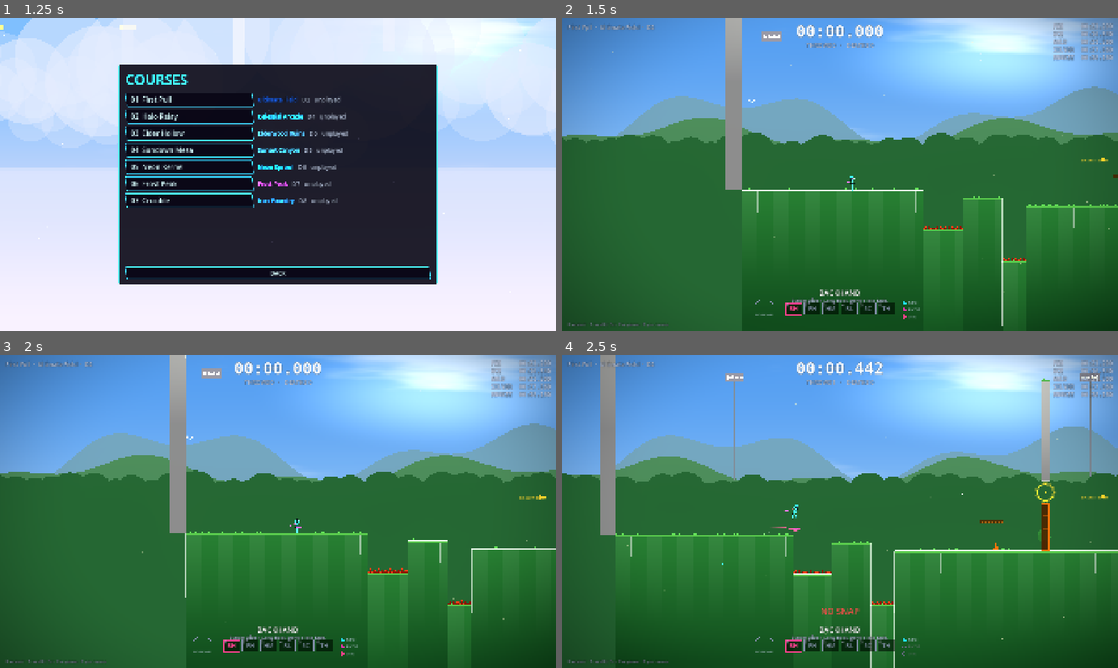
Above: before the commit, frames 1-4 (two rows, left to right).
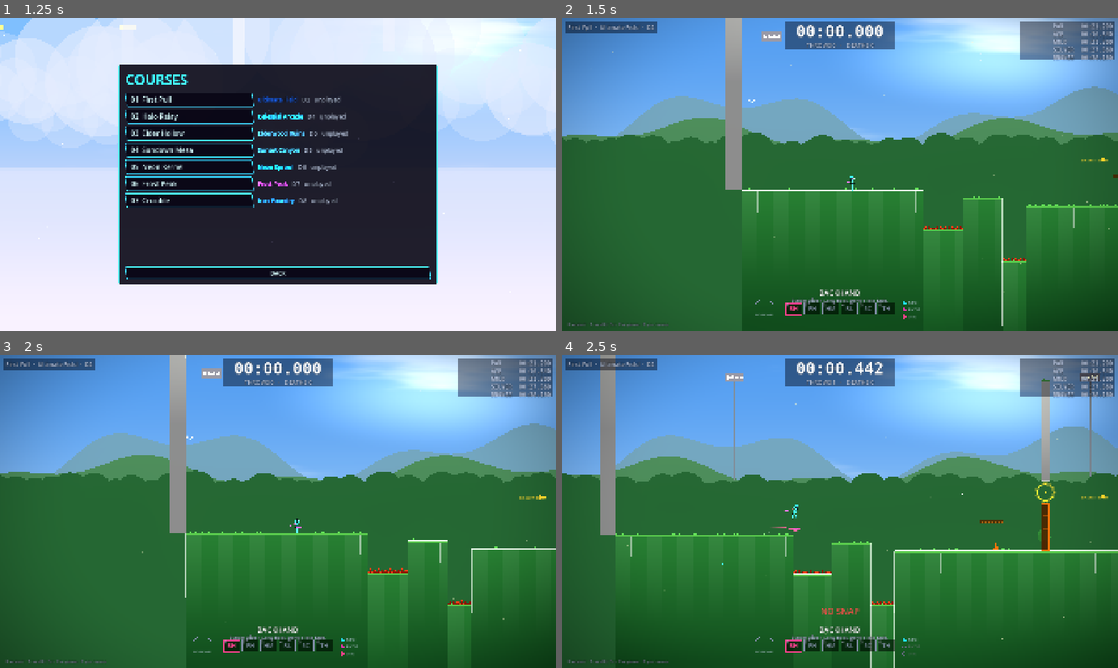
Above: after the commit, the same moments.

Repository: malleum/ultimategrapple
Game: Godot game, scene res://scenes/main.tscn
Two runs of this game, one before a commit and one after it. Both use one fixed random seed, a clock stepped at 60 frames per second and the inputs below.
Inputs (mouse positions are in pixels of both pictures, inside the frame that each line leads up to):
- Up to frame 1 (1.25 s): click "COURSES" at 0.5 s
- Up to frame 2 (1.5 s): click "01 First Pull" at 1.25 s
- Up to frame 3 (2 s): no input
- Up to frame 4 (2.5 s): tap Enter at 2 s; move the mouse to (962, 495) at 2.02 s; hold D (move_right) from 2.03 s (still down); tap Shift (dash) at 2.1 s; click (962, 495) at 2.17 s; tap Space (jump) at 2.27 s; right-click (962, 495) at 2.3 s

Frame 1 is identical in both runs. In frame 2, 3.9% of the frame differs, in the area x 0-100%, y 1-14%; in frame 3, 3.9%; in frame 4, 3.9%.

Commit message:
Screenshot gallery + whole-course map tools; HUD backdrops and split-screen scaling; tame Celestial glow, drop wind fill
Co-Authored-By: Claude Opus 5.5 <noreply@anthropic.com>
Claude-Session: https://claude.ai/code/session_01TpV548vRC2KvUmKRPXhcFK

Diff:
--- a/src/core/theme_db.gd
+++ b/src/core/theme_db.gd
@@ -57,15 +57,15 @@
 		"sky_top": Color(0.5, 0.75, 1.0), "sky_bottom": Color(1.0, 0.92, 0.98),
 		"fog": Color(1, 1, 1, 0.4),
 		"ground": Color(0.82, 0.84, 0.95), "ground_dark": Color(0.55, 0.58, 0.8),
-		"edge": Color(0.3, 1.6, 2.2), "edge_glow": 1.6,
+		"edge": Color(0.2, 0.9, 1.6), "edge_glow": 1.0,
 		"detail": Color(1.8, 0.8, 1.6, 0.6),
 		"block": Color(0.88, 0.88, 0.96), "block_dark": Color(0.62, 0.64, 0.85),
 		"oneway": Color(1.8, 1.4, 0.4),
-		"hazard": Color(2.4, 0.2, 0.5), "grapple": Color(0.4, 2.0, 2.6),
+		"hazard": Color(1.6, 0.15, 0.4), "grapple": Color(0.2, 0.9, 1.9),
 		"accent": Color(2.0, 0.6, 1.6), "accent2": Color(0.3, 1.8, 2.4),
 		"basket": Color(2.4, 1.8, 0.3), "disc": Color(2.2, 0.3, 1.4),
 		"text": Color(0.15, 0.15, 0.3), "bg_style": "heaven", "particles": "sparkle",
-		"glow": 0.5, "glow_threshold": 1.5,
+		"glow": -0.55, "glow_threshold": 1.9,
 		"music": {"bpm": 150, "root": 53, "scale": "lydian", "style": "breakbeat", "prog": [0, 4, 1, 5]},
 	},
 	"foundry": {
--- a/src/ui/hud.gd
+++ b/src/ui/hud.gd
@@ -27,6 +27,7 @@
 var countdown_until := 0.0
 var level_name: Label
 var help_label: Label
+var ui_scale := 1.0
 
 
 func _ready() -> void:
@@ -130,6 +131,7 @@
 func _process(dt: float) -> void:
 	if runner == null or runner.player == null:
 		return
+	_fit_scale()
 	var p = runner.player
 	timer_label.text = Game.format_time(runner.total_time())
 	var col := Color(1, 1, 1)
@@ -195,7 +197,28 @@
 # ------------------------------------------------------------------ drawing
 
 func _world_to_screen(p: Vector2) -> Vector2:
-	return runner.view.canvas_transform * p
+	return (runner.view.canvas_transform * p) / ui_scale
+
+
+## Split-screen views are smaller than the 1920x1080 design size: shrink the
+## whole HUD so it keeps its proportions inside each player's view.
+func _fit_scale() -> void:
+	var vp := get_viewport().get_visible_rect().size
+	var s := 1.0
+	if runner and runner.container:
+		s = clampf(minf(vp.x / 1920.0, vp.y / 1080.0), 0.5, 1.0)
+		if vp.y < 600.0:
+			s = maxf(s, 0.55)
+	if absf(s - ui_scale) > 0.001 or root.size != vp / s:
+		ui_scale = s
+		root.set_anchors_preset(Control.PRESET_TOP_LEFT)
+		root.position = Vector2.ZERO
+		root.size = vp / s
+		root.scale = Vector2(s, s)
+
+
+func _backdrop(ci: Control, r: Rect2) -> void:
+	ci.draw_rect(r, Color(0.0, 0.0, 0.04, 0.45))
 
 
 func _draw_hud() -> void:
@@ -203,6 +226,10 @@
 		return
 	var ci := draw_layer
 	var vs := ci.size
+	# readable backing behind text on bright themes
+	_backdrop(ci, Rect2(vs.x * 0.5 - 190, 12, 380, 100))
+	_backdrop(ci, Rect2(vs.x - 340, 12, 330, 24.0 * medal_label.get_line_count() + 14))
+	_backdrop(ci, Rect2(10, 14, level_name.get_minimum_size().x + 20, 36))
 	var p = runner.player
 	var font := ThemeDB.fallback_font
 	var th: Dictionary = level.th
--- a/src/world/zone.gd
+++ b/src/world/zone.gd
@@ -260,7 +260,6 @@
 
 func _draw_wind() -> void:
 	var c: Color = th.get("accent2", Color(0.5, 1.5, 2.0))
-	draw_rect(rect, Color(c, 0.05))
 	var rng := RandomNumberGenerator.new()
 	rng.seed = _particles_seed
 	var dirv := force.normalized()
--- /dev/null
+++ b/tools/gallery.gd
@@ -0,0 +1,134 @@
+extends SceneTree
+## Captures a batch of gameplay screenshots (needs a display, e.g. xvfb-run).
+## godot --path . --resolution 1600x900 -s tools/gallery.gd -- OUT_DIR
+## Each shot: generate a course, drop the runner at a route point, perform an
+## action (run / swing / throw / zip), capture mid-action.
+
+const PlayerInput = preload("res://src/core/player_input.gd")
+
+var shots := [
+	{"seed": 101, "theme": "field", "idx": 1, "act": "throw", "out": "01_field_throw"},
+	{"seed": 202, "theme": "heaven", "idx": 2, "act": "swing", "out": "02_heaven_swing"},
+	{"seed": 303, "theme": "fantasy", "idx": 3, "act": "swing", "out": "03_fantasy_swing"},
+	{"seed": 404, "theme": "canyon", "idx": 2, "act": "throw", "out": "04_canyon_throw"},
+	{"seed": 505, "theme": "cyber", "idx": 4, "act": "swing", "out": "05_cyber_swing"},
+	{"seed": 606, "theme": "frost", "idx": 3, "act": "run", "out": "06_frost_run"},
+	{"seed": 707, "theme": "foundry", "idx": 2, "act": "throw", "out": "07_foundry_throw"},
+	{"seed": 808, "theme": "cyber", "idx": 6, "act": "zip", "out": "08_cyber_zip"},
+	{"seed": 909, "theme": "field", "idx": -1, "act": "putt", "out": "09_field_basket"},
+	{"seed": 111, "theme": "canyon", "idx": 5, "act": "swing", "out": "10_canyon_swing"},
+	{"seed": 222, "theme": "fantasy", "idx": -1, "act": "putt", "out": "11_fantasy_basket"},
+	{"seed": 333, "theme": "heaven", "idx": 5, "act": "throw", "out": "12_heaven_throw"},
+	{"seed": 444, "theme": "frost", "idx": 6, "act": "swing", "out": "13_frost_swing"},
+	{"seed": 555, "theme": "foundry", "idx": 5, "act": "run", "out": "14_foundry_run"},
+	{"seed": 666, "theme": "cyber", "idx": 2, "act": "split2", "out": "15_couch_2p"},
+	{"seed": 777, "theme": "canyon", "idx": 3, "act": "split4", "out": "16_couch_4p"},
+]
+
+var out_dir := "/tmp/shots/gallery"
+var i := -1
+var f := 0
+var lvl
+var Game
+
+
+func _initialize() -> void:
+	var a := OS.get_cmdline_user_args()
+	if a.size() > 0:
+		out_dir = a[0]
+	DirAccess.make_dir_recursive_absolute(out_dir)
+
+
+func _release_all() -> void:
+	for a in ["move_right", "move_left", "jump", "grapple", "zip", "throw", "snap", "dash"]:
+		Input.action_release(a)
+
+
+func _process(_dt: float) -> bool:
+	if Game == null:
+		Game = root.get_node("Game")
+		Game.main = root
+	if i < 0 or f > 140:
+		_release_all()
+		i += 1
+		f = 0
+		if i >= shots.size():
+			quit()
+			return false
+		var s: Dictionary = shots[i]
+		var data: Dictionary = Game.generate_level(s.seed, s.theme, 0.6, 12)
+		if s.act.begins_with("split"):
+			var n := 2 if s.act == "split2" else 4
+			var locals := []
+			for k in n:
+				locals.append({"input": PlayerInput.new(PlayerInput.KBM if k == 0 else k - 1), "name": "P%d" % (k + 1), "color": Game.player_palette(k)})
+			lvl = Game.play_level(data, "couch", locals)
+		else:
+			lvl = Game.play_level(data)
+		return false
+	f += 1
+	var s: Dictionary = shots[i]
+	var r = lvl.runners[0]
+	var p = r.player
+	if f == 4:
+		var route: Array = lvl.level_data.route
+		var pos: Vector2
+		if s.idx < 0:
+			pos = lvl.basket_pos + Vector2(-520, -4)
+		else:
+			var pt: Array = route[clampi(s.idx, 0, route.size() - 1)]
+			pos = Vector2(pt[0], pt[1] - 4)
+		for rr in lvl.runners:
+			rr.player.respawn(pos + Vector2(-rr.index * 70, 0))
+			rr.camera.position = rr.player.center()
+			rr.camera.reset_physics_interpolation()
+		p.aim_override = p.center() + Vector2(500, -260)
+	match s.act:
+		"run", "split2", "split4":
+			if f == 8:
+				Input.action_press("move_right")
+			if f == 30:
+				Input.action_press("jump")
+			if f == 70:
+				Input.action_press("throw")
+		"throw":
+			if f == 8:
+				Input.action_press("move_right")
+				Input.action_press("throw")
+			if f == 40:
+				Input.action_press("snap")
+				Input.action_release("throw")
+		"putt":
+			if f == 6:
+				p.aim_override = lvl.basket_pos + Vector2(0, -200)
+				Input.action_press("throw")
+			if f == 30:
+				Input.action_press("snap")
+				Input.action_release("throw")
+		"swing", "zip":
+			if f == 6:
+				var best = null
+				var bd := INF
+				for gp in r.grapple_points:
+					var d: float = gp.global_position.distance_to(p.center())
+					if d < bd and d > 120:
+						bd = d
+						best = gp
+				if best:
+					var gpos: Vector2 = best.global_position
+					p.respawn(gpos + Vector2(-260, 230))
+					r.camera.position = p.center()
+					r.camera.reset_physics_interpolation()
+					p.aim_override = gpos
+			if f == 8:
+				Input.action_press("grapple" if s.act == "swing" else "zip")
+				p.velocity = Vector2(500, 0)
+			if f == 30:
+				Input.action_press("move_right")
+	var cap := 70 if s.act in ["swing", "zip"] else (75 if s.act == "throw" else (60 if s.act == "putt" else 100))
+	if f == cap:
+		var img := root.get_viewport().get_texture().get_image()
+		img.save_png("%s/%s.png" % [out_dir, s.out])
+		print("saved ", s.out)
+		f = 1000
+	return false
--- /dev/null
+++ b/tools/map.gd
@@ -0,0 +1,97 @@
+extends SceneTree
+## Renders whole courses zoomed out (needs a display, e.g. xvfb-run with a big screen).
+## godot --path . --resolution 7680x1440 -s tools/map.gd -- OUT_DIR [level ids or seed:theme ...]
+## Writes <name>_full.png (panorama) and <name>_stacked.png (panorama cut into rows).
+
+var out_dir := "/tmp/shots/maps"
+var jobs: Array = []
+var i := -1
+var f := 0
+var lvl
+var Game
+
+
+func _initialize() -> void:
+	var a := OS.get_cmdline_user_args()
+	if a.size() > 0:
+		out_dir = a[0]
+	for k in range(1, a.size()):
+		jobs.append(a[k])
+	DirAccess.make_dir_recursive_absolute(out_dir)
+
+
+func _content_rect(d: Dictionary) -> Rect2:
+	var r := Rect2(Vector2(d.spawn[0], d.spawn[1]), Vector2.ZERO)
+	for s in d.solids:
+		var top := Vector2(s.r[0], s.r[1])
+		r = r.expand(top).expand(top + Vector2(s.r[2], 0))
+	for e in d.entities:
+		if e.has("p"):
+			r = r.expand(Vector2(e.p[0], e.p[1]))
+		if e.has("r"):
+			r = r.expand(Vector2(e.r[0], e.r[1]))
+	r = r.expand(Vector2(d.basket[0], d.basket[1] - 200))
+	return r.grow_individual(200, 380, 200, 520)
+
+
+func _process(_dt: float) -> bool:
+	if Game == null:
+		Game = root.get_node("Game")
+		Game.main = root
+	if i < 0 or f > 30:
+		i += 1
+		f = 0
+		if i >= jobs.size():
+			quit()
+			return false
+		var job: String = jobs[i]
+		var data: Dictionary
+		if job.contains(":"):
+			data = Game.generate_level(int(job.get_slice(":", 0)), job.get_slice(":", 1), 0.6, 12)
+		else:
+			for d in Game.list_pinned_levels():
+				if d.id == job:
+					data = d
+		lvl = Game.play_level(data)
+		return false
+	f += 1
+	if f == 3:
+		var r = lvl.runners[0]
+		r.hud.visible = false
+		r.overlay.visible = false
+		r.lock_input(true)
+		var cr := _content_rect(lvl.level_data)
+		var vis: Vector2 = root.get_viewport().get_visible_rect().size
+		var z := minf(vis.x / cr.size.x, vis.y / cr.size.y)
+		r.camera.zoom = Vector2(z, z)
+		r.cam_zoom = z
+		r.camera.position = cr.get_center()
+		r.camera.reset_physics_interpolation()
+		r.set_physics_process(false)
+		set_meta("cr", cr)
+		set_meta("z", z)
+	if f == 12:
+		var img := root.get_viewport().get_texture().get_image()
+		var cr: Rect2 = get_meta("cr")
+		var z: float = get_meta("z")
+		# crop to the content area actually covered
+		var scale := float(img.get_width()) / root.get_viewport().get_visible_rect().size.x
+		var w := mini(img.get_width(), int(cr.size.x * z * scale))
+		var h := mini(img.get_height(), int(cr.size.y * z * scale))
+		var x0 := (img.get_width() - w) / 2
+		var y0 := (img.get_height() - h) / 2
+		var full := img.get_region(Rect2i(x0, y0, w, h))
+		var name: String = str(lvl.level_data.get("name", "course")).to_lower().replace(" ", "_") + "_" + str(lvl.level_data.theme)
+		full.save_png("%s/%s_full.png" % [out_dir, name])
+		# stacked rows (easier to view)
+		var rows := 3
+		var rw := int(ceil(w / float(rows)))
+		var stacked := Image.create(rw, h * rows + 8 * (rows - 1), false, full.get_format())
+		stacked.fill(Color(0, 0, 0))
+		for k in rows:
+			var part := full.get_region(Rect2i(k * rw, 0, mini(rw, w - k * rw), h))
+			stacked.blit_rect(part, Rect2i(Vector2i.ZERO, part.get_size()), Vector2i(0, k * (h + 8)))
+		stacked.save_png("%s/%s_stacked.png" % [out_dir, name])
+		print("saved map ", name, " ", full.get_size(), " zoom ", z)
+		f = 100
+	return false
Not shown, added: tools/gallery.gd.uid
Not shown, added: tools/map.gd.uid
